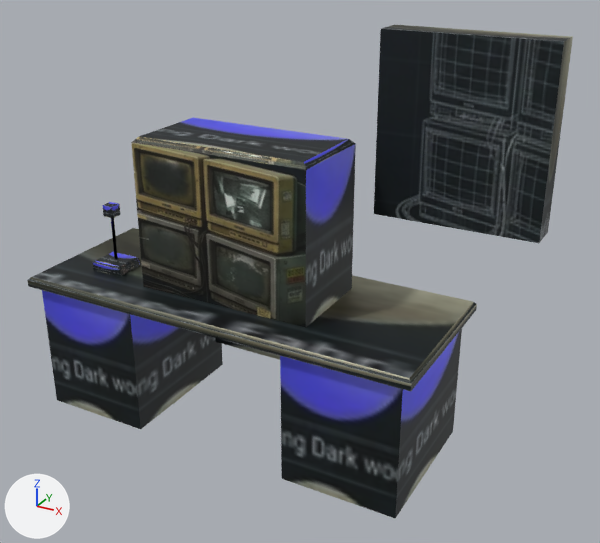
A saved change to the glTF model assets/models/sf/sf_pro_dorm_warden_desk.glb.
One viewpoint serves both versions: a camera (50 mm lens) standing at (2.04, -3.15, 2.52) and looking at (0.27, 0.07, 0.91). The lights are fixed; the arrows at lower left show +X, +Y and +Z. The picture after the commit comes second. Where no turn or scale is listed for an object, it has been applied to the vertices. Vertices at exactly the same position are counted once.

Names of what the first picture shows: 'ProDormWardenDeskAndCctv_AnimPart', 'ProDormWardenDeskAndCctv_Root'.
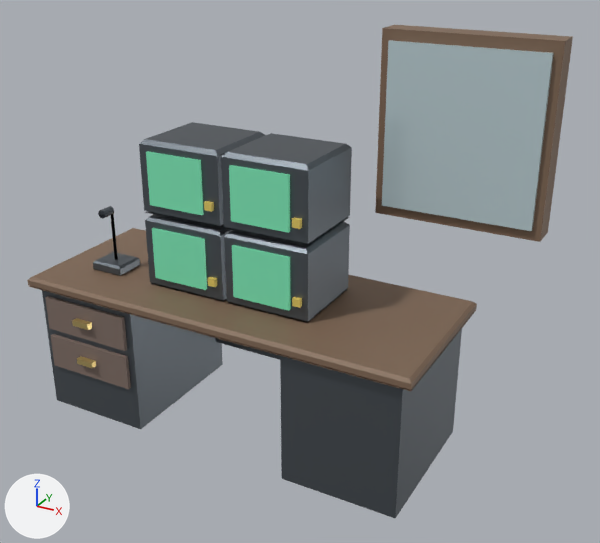
Changed parts and their boxes (x1, y1, x2, y2) in the pictures (600 x 543 px):
'ProDormWardenDeskAndCctv_AnimPart', deleted: before (102, 202, 120, 218)
part 1 of me_prodormwardendeskandcctv_staticmesh, added (brown): after (45, 296, 127, 351)
part 2 of me_prodormwardendeskandcctv_staticmesh, added (brown): after (50, 334, 131, 389)
part 3 of me_prodormwardendeskandcctv_staticmesh, added: after (72, 318, 92, 330)
part 4 of me_prodormwardendeskandcctv_staticmesh, added: after (77, 356, 96, 368)
part 5 of me_prodormwardendeskandcctv_staticmesh, added (pale blue): after (382, 40, 554, 231)
part 6 of me_prodormwardendeskandcctv_staticmesh, added (green): after (152, 228, 207, 290)
part 7 of me_prodormwardendeskandcctv_staticmesh, added (green): after (232, 245, 291, 311)
part 8 of me_prodormwardendeskandcctv_staticmesh, added (green): after (146, 151, 204, 215)
part 9 of me_prodormwardendeskandcctv_staticmesh, added (green): after (229, 165, 290, 233)
part 10 of me_prodormwardendeskandcctv_staticmesh, added: after (208, 277, 217, 287)
part 11 of me_prodormwardendeskandcctv_staticmesh, added: after (292, 296, 302, 308)
part 12 of me_prodormwardendeskandcctv_staticmesh, added: after (204, 201, 214, 212)
part 13 of me_prodormwardendeskandcctv_staticmesh, added: after (292, 217, 302, 229)
part 14 of me_prodormwardendeskandcctv_staticmesh, cut back: before (131, 118, 356, 328); after (27, 122, 477, 390)
part 15 of me_prodormwardendeskandcctv_staticmesh, recoloured: before (28, 25, 573, 384); after (28, 25, 573, 391)
part 16 of me_prodormwardendeskandcctv_staticmesh, recoloured: (42, 252, 462, 518) in both
part 17 of me_prodormwardendeskandcctv_staticmesh, recoloured: (111, 218, 118, 259) in both

Edits to the bpy script that builds the scene:
```text
Add mat_brushedsteel:
    mat_brushedsteel = principled_material('BrushedSteel')
    mat_brushedsteel.base_color = (0.62, 0.66, 0.69)  # light grey #ced4d8
    mat_brushedsteel.metallic = 0.85
    mat_brushedsteel.roughness = 0.28
Add mat_wroughtiron:
    mat_wroughtiron = principled_material('WroughtIron')
    mat_wroughtiron.base_color = (0.13, 0.15, 0.17)  # grey #656c73
    mat_wroughtiron.metallic = 0.78
    mat_wroughtiron.roughness = 0.42
Add mat_darkwalnut:
    mat_darkwalnut = principled_material('DarkWalnut')
    mat_darkwalnut.base_color = (0.22, 0.14, 0.09)  # brown #816955
    mat_darkwalnut.metallic = 0.05
    mat_darkwalnut.roughness = 0.58
Change me_prodormwardendeskandcctv_staticmesh:
    remove me_prodormwardendeskandcctv_staticmesh.from_pydata(...)  # 90 vertices, 132 faces; spans x -1.05..1.32, y -0.42..0.52, z 0.04..2.02
    add me_prodormwardendeskandcctv_staticmesh.from_pydata(...)  # 382 vertices, 524 faces; spans x -1.05..1.32, y -0.43..0.52, z 0.04..2.02
    me_prodormwardendeskandcctv_staticmesh part 1: a new loose piece, a box spanning x -0.96..-0.46, y -0.4..-0.38, z 0.5..0.68, in mat_rustedsteel (brown #907e76)
    me_prodormwardendeskandcctv_staticmesh part 2: a new loose piece, a box spanning x -0.96..-0.46, y -0.4..-0.38, z 0.28..0.46, in mat_rustedsteel (brown #907e76)
    me_prodormwardendeskandcctv_staticmesh part 3: a new loose piece, a box spanning x -0.76..-0.66, y -0.43..-0.4, z 0.58..0.61, in mat_antiquebrass (yellow #ddc581)
    me_prodormwardendeskandcctv_staticmesh part 4: a new loose piece, a box spanning x -0.76..-0.66, y -0.43..-0.4, z 0.36..0.39, in mat_antiquebrass (yellow #ddc581)
    me_prodormwardendeskandcctv_staticmesh part 5: a new loose piece, a box spanning x 0.56..1.28, y 0.36..0.38, z 1.2..1.97, in mat_frostedglass (pale blue #c8dde2)
    me_prodormwardendeskandcctv_staticmesh part 6: a new loose piece, a box spanning x -0.4..-0.1, y -0.195..-0.18, z 0.83..1.09, in mat_bankergreen (green #61ad8b, glowing green #458969)
    me_prodormwardendeskandcctv_staticmesh part 7: a new loose piece, a box spanning x 0.06..0.36, y -0.195..-0.18, z 0.83..1.09, in mat_bankergreen (green #61ad8b, glowing green #458969)
    me_prodormwardendeskandcctv_staticmesh part 8: a new loose piece, a box spanning x -0.4..-0.1, y -0.195..-0.18, z 1.21..1.47, in mat_bankergreen (green #61ad8b, glowing green #458969)
    me_prodormwardendeskandcctv_staticmesh part 9: a new loose piece, a box spanning x 0.06..0.36, y -0.195..-0.18, z 1.21..1.47, in mat_bankergreen (green #61ad8b, glowing green #458969)
    me_prodormwardendeskandcctv_staticmesh part 10: a new loose piece, a box spanning x -0.08..-0.04, y -0.2..-0.18, z 0.86..0.9, in mat_warnyellow (yellow #ead169)
    me_prodormwardendeskandcctv_staticmesh part 11: a new loose piece, a box spanning x 0.38..0.42, y -0.2..-0.18, z 0.86..0.9, in mat_warnyellow (yellow #ead169)
    me_prodormwardendeskandcctv_staticmesh part 12: a new loose piece, a box spanning x -0.08..-0.04, y -0.2..-0.18, z 1.24..1.28, in mat_warnyellow (yellow #ead169)
    me_prodormwardendeskandcctv_staticmesh part 13: a new loose piece, a box spanning x 0.38..0.42, y -0.2..-0.18, z 1.24..1.28, in mat_warnyellow (yellow #ead169)
    me_prodormwardendeskandcctv_staticmesh part 14: 4 vertices moved from x 0.52..1.32, y 0.36, z 1.15..2.02 to x 0.52..1.32, y 0.38, z 1.15..2.02; 12 vertices removed from x -0.46..0.46, y -0.22..0.26, z 0.78..1.54; 104 vertices added at x -1.05..1.05, y -0.42..0.42, z 0.74..1.52
    me_prodormwardendeskandcctv_staticmesh part 15: 24 faces spanning x -1.05..1.32, y -0.42..0.52, z 0.73..2.02 switch from mat_prodormwardendeskandcctv_mat (picture img_image_0) to mat_darkwalnut (brown #816955)
    me_prodormwardendeskandcctv_staticmesh part 16: 48 faces spanning x -1.0..1.0, y -0.38..0.38, z 0.04..0.83 switch from mat_prodormwardendeskandcctv_mat (picture img_image_0) to mat_wroughtiron (grey #656c73)
    me_prodormwardendeskandcctv_staticmesh part 17: 20 faces spanning x -0.74..-0.72, y -0.11..-0.09, z 0.82..1.1 switch from mat_prodormwardendeskandcctv_mat (picture img_image_0) to mat_brushedsteel (light grey #ced4d8)
    other edits to the shape of me_prodormwardendeskandcctv_staticmesh do not show in these pictures
    add me_prodormwardendeskandcctv_staticmesh.materials.append(mat_rustedsteel)  # brown #907e76
    add me_prodormwardendeskandcctv_staticmesh.materials.append(mat_antiquebrass)  # yellow #ddc581
    add me_prodormwardendeskandcctv_staticmesh.materials.append(mat_frostedglass)  # pale blue #c8dde2
    add me_prodormwardendeskandcctv_staticmesh.materials.append(mat_bankergreen)  # green #61ad8b, glowing green #458969
    add me_prodormwardendeskandcctv_staticmesh.materials.append(mat_warnyellow)  # yellow #ead169
Remove ob_prodormwardendeskandcctv_animpart:
    ob_prodormwardendeskandcctv_animpart = bpy.data.objects.new('ProDormWardenDeskAndCctv_AnimPart', me_prodormwardendeskandcctv_animmesh)
```
